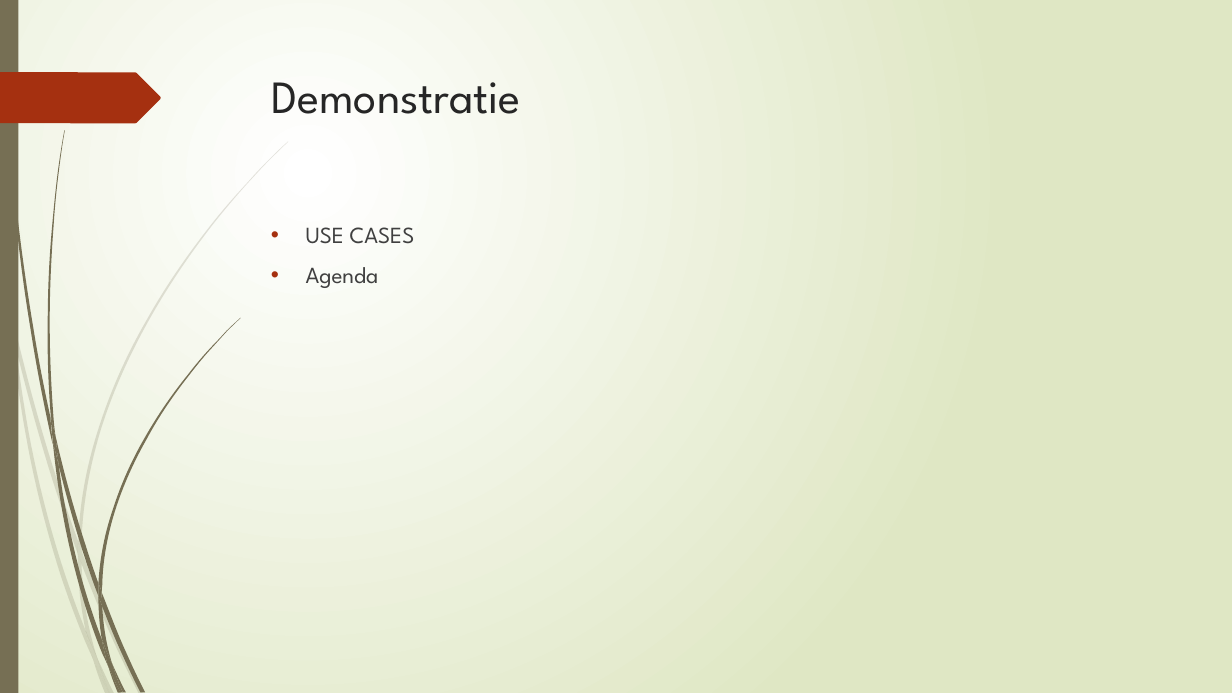
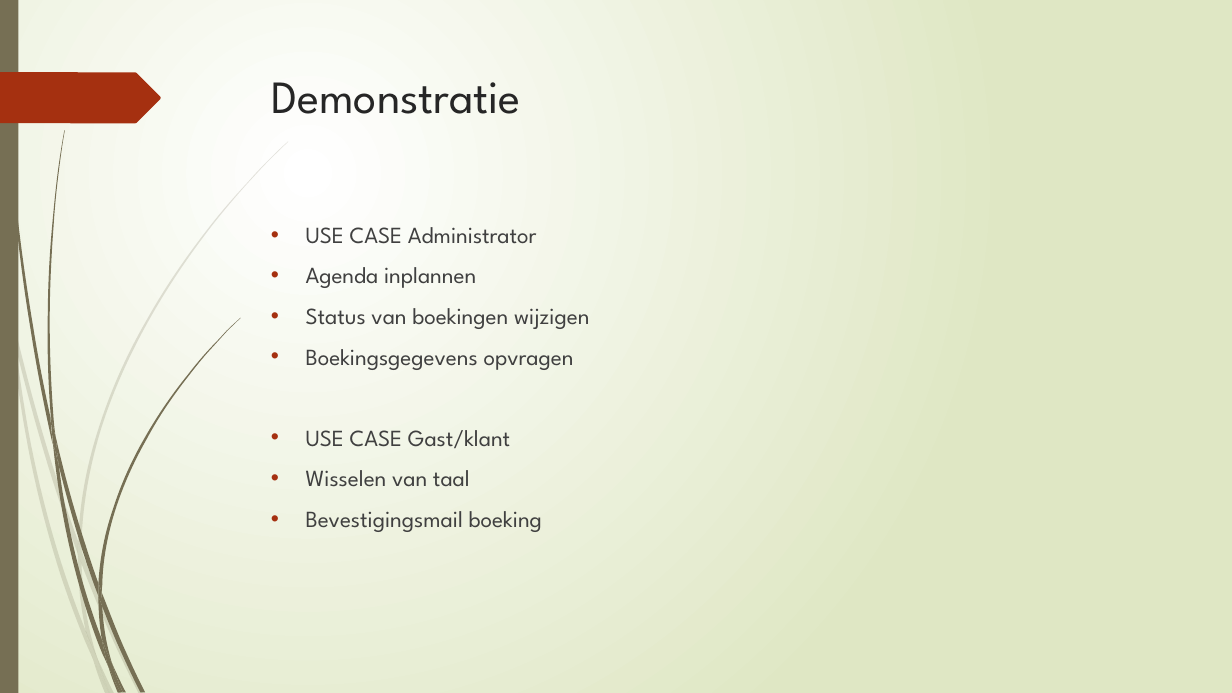
Before and after one commit to Carlodeboer/GFY1-03, a slide deck: slide 5 of Opleveren/Sprint 3 presentatie.pptx (slide 6 before the commit). Drawn at 1232x693 pixels with LibreOffice and Linux fonts; fonts in the diff are those of the drawing. Boxes give left, top, right and bottom in pixels: in the first picture for what was removed or moved away, otherwise in the second. Text is boxed around its words. In the diff, an @@ line names an element or a change of style, - is before the commit and + after.

```diff
--- a/Opleveren/Sprint 3 presentatie.pptx
+++ b/Opleveren/Sprint 3 presentatie.pptx
@@ text at [306,227,589,532]: text changed @@
-• USE CASES
-• Agenda
+• USE CASE Administrator
+• Agenda inplannen
+• Status van boekingen wijzigen
+• Boekingsgegevens opvragen
+• USE CASE Gast/klant
+• Wisselen van taal
+• Bevestigingsmail boeking
```
Also in this commit, not shown: 2 other slides changed, 1 slide removed.
